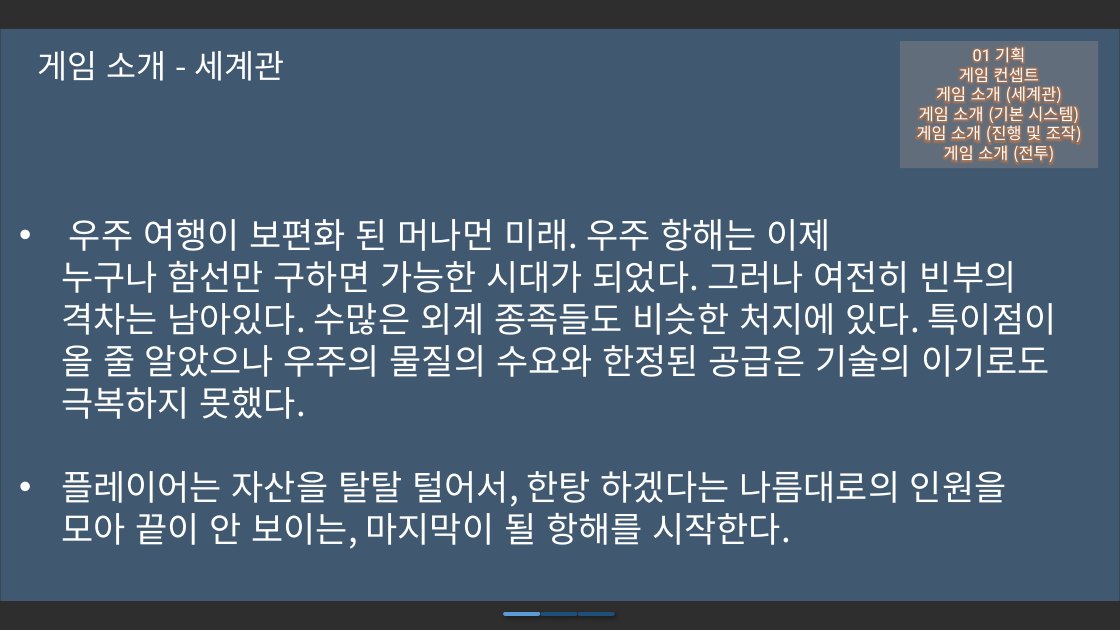
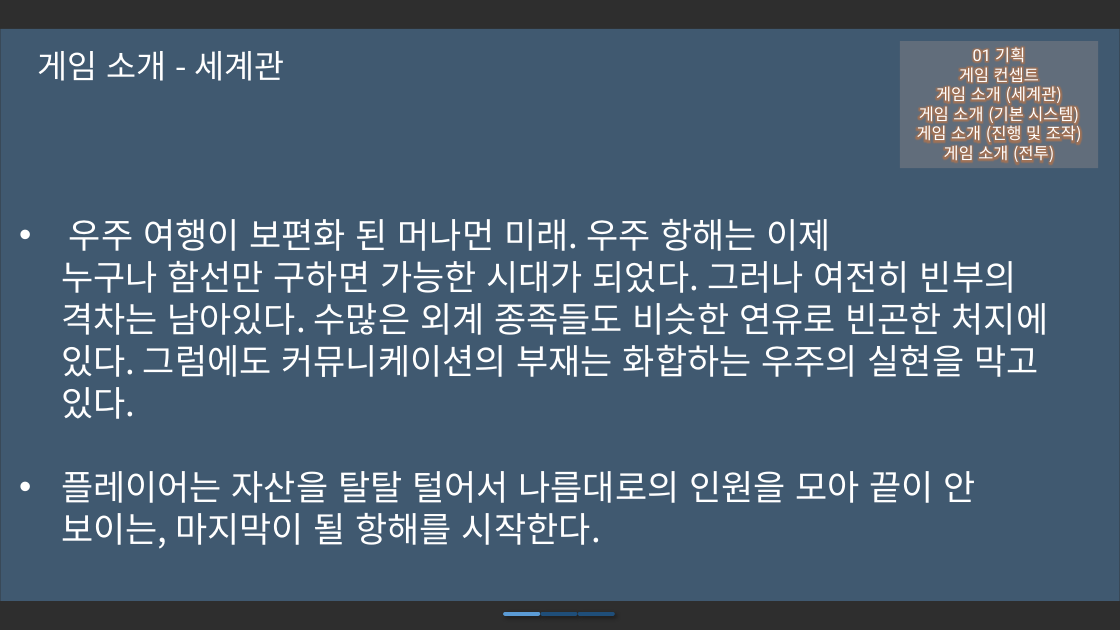
Before and after one commit to iconstudio/2017-Platformer, a slide deck: slide 6 of slides/Cosmos_20171105.pptx. Drawn at 1120x630 pixels with LibreOffice and Linux fonts; fonts in the diff are those of the drawing; background and template pictures are left out; a plain dark background stands for a picture behind light text. Boxes give left, top, right and bottom in pixels: in the first picture for what was removed or moved away, otherwise in the second. Text is boxed around its words. In the diff, an @@ line names an element or a change of style, - is before the commit and + after.

```diff
--- a/slides/Cosmos_20171105.pptx
+++ b/slides/Cosmos_20171105.pptx
@@ text at <box>61,219,1049,549</box>: text changed @@
-• 우주 여행이 보편화 된 머나먼 미래. 우주 항해는 이제
-  누구나 함선만 구하면 가능한 시대가 되었다. 그러나 여전히 빈부의 격차는 남아있다. 수많은 외계 종족들도 비슷한 처지에 있다. 특이점이 올 줄 알았으나 우주의 물질의 수요와 한정된 공급은 기술의 이기로도 극복하지 못했다.
-• 플레이어는 자산을 탈탈 털어서, 한탕 하겠다는 나름대로의 인원을 모아 끝이 안 보이는, 마지막이 될 항해를 시작한다.
+• 우주 여행이 보편화 된 머나먼 미래. 우주 항해는 이제
+  누구나 함선만 구하면 가능한 시대가 되었다. 그러나 여전히 빈부의 격차는 남아있다. 수많은 외계 종족들도 비슷한 연유로 빈곤한 처지에 있다. 그럼에도 커뮤니케이션의 부재는 화합하는 우주의 실현을 막고 있다.
+• 플레이어는 자산을 탈탈 털어서 나름대로의 인원을 모아 끝이 안 보이는, 마지막이 될 항해를 시작한다.
```
Also in this commit, not shown: 4 other slides changed, 1 slide added, 1 other file.
